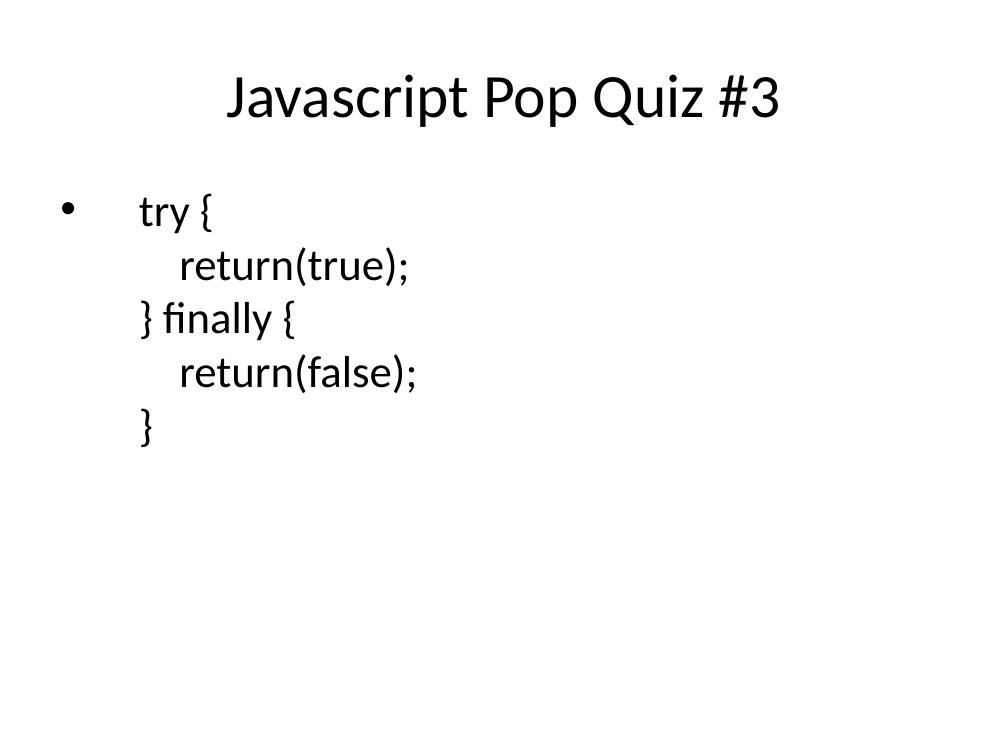
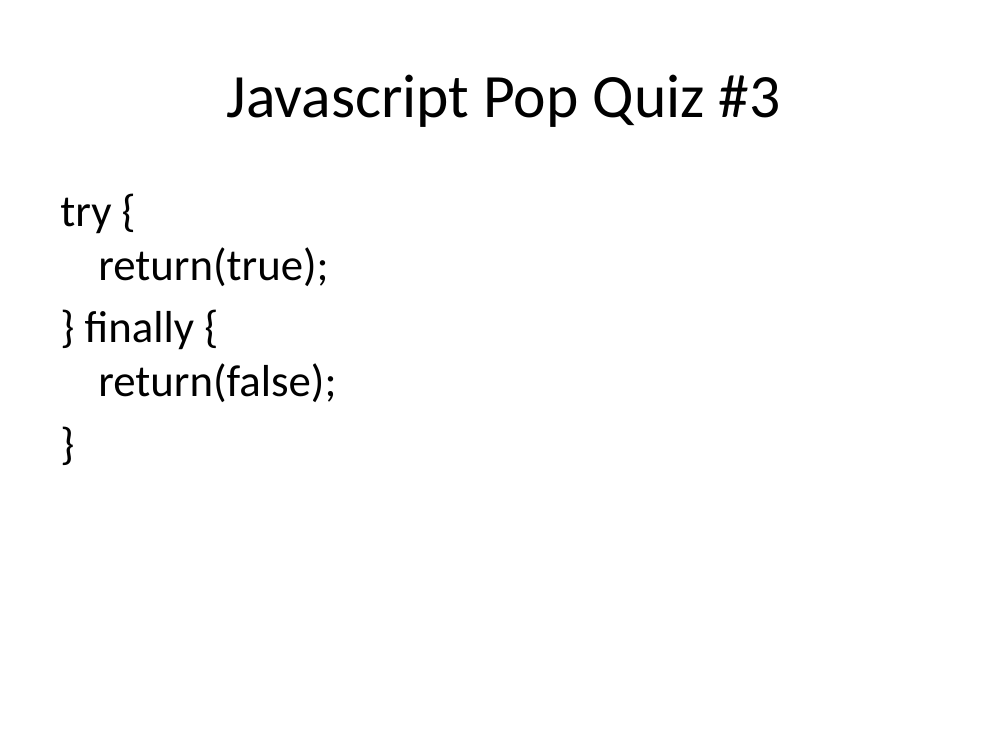
Before and after one commit to dylanbeattie/SoKnowJS, a slide deck: slide 40 of Slides/So You Think You Know Javascript.pptx (slide 41 before the commit). Drawn at 1008x756 pixels with LibreOffice and Linux fonts; fonts in the diff are those of the drawing. Boxes give left, top, right and bottom in pixels: in the first picture for what was removed or moved away, otherwise in the second. Text is boxed around its words. In the diff, an @@ line names an element or a change of style, - is before the commit and + after.

```diff
--- a/Slides/So You Think You Know Javascript.pptx
+++ b/Slides/So You Think You Know Javascript.pptx
@@ text at (x1=60, y1=197, x2=336, y2=402): text changed @@
-• try {
-  return(true);
-  } finally {
-  return(false);
-  }
+try {
+return(true);
+} finally {
+return(false);
+}
```
Also in this commit, not shown: 5 other slides changed, 5 slides added, 6 slides removed, 1 other file.
